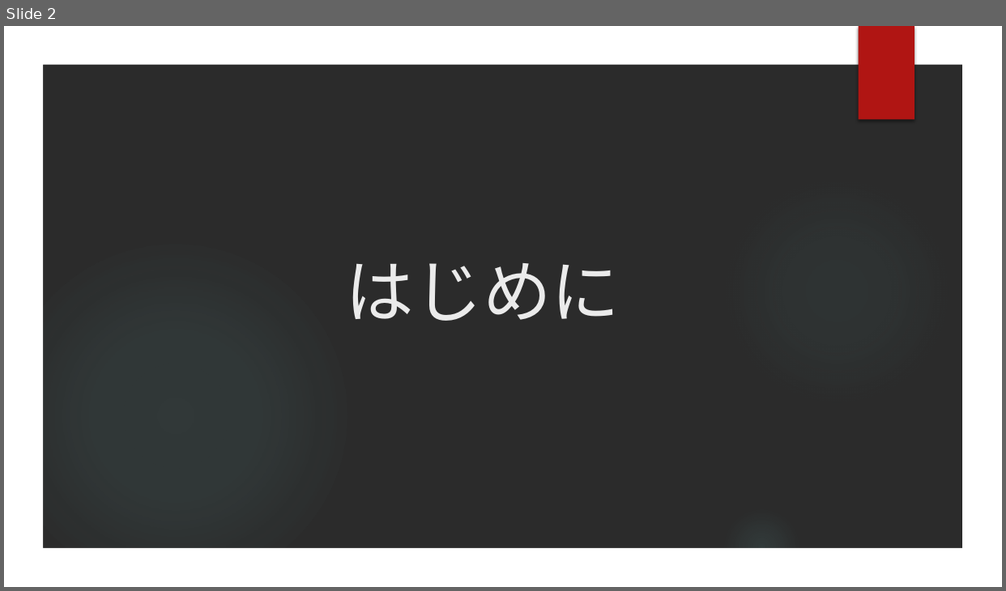
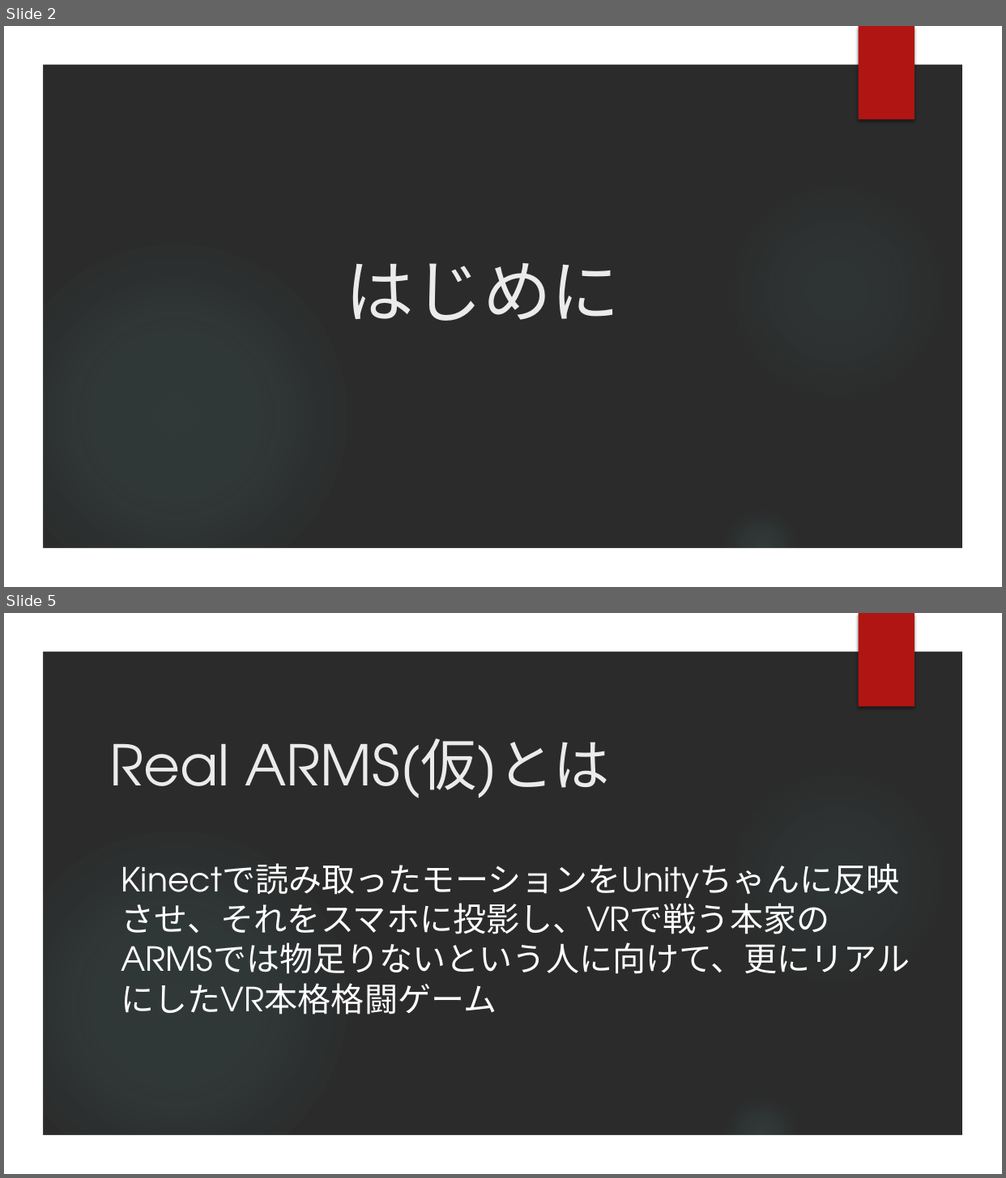
Before and after one commit to goowaSystemTeam/Internship_INCT_2017, a slide deck: Internship_INCT_2017.pptx. Shown one above the other, each under a label of ours: slide 2 before the commit, slides 2 and 5 after it; the slides between them are not shown. The pictures are 1006x591 and 1006x1178 pixels, drawn with LibreOffice and Linux fonts; fonts in the diff are those of the drawing; background and template pictures are left out; a plain dark background stands for a picture behind light text. Boxes give left, top, right and bottom in pixels: in the first picture for what was removed or moved away, otherwise in the second. Text is boxed around its words. In the diff, an @@ line names an element or a change of style, - is before the commit and + after.

```diff
--- a/Internship_INCT_2017.pptx
+++ b/Internship_INCT_2017.pptx
@@ slide 5 added at [4,613,1002,1174], background picture (left out); not listed: 5 template elements that a slide beside it also shows @@
@@ title added at [109,739,610,798], 54 pt, text #EBEBEB @@
+Real ARMS(仮)とは
@@ text added at [121,897,910,1015], 32 pt, text #FFFFFF @@
+Kinectで読み取ったモーションをUnityちゃんに反映させ、それをスマホに投影し、VRで戦う本家のARMSでは物足りないという人に向けて、更にリアルにしたVR本格格闘ゲーム
```
Also in this commit, not shown: 1 slide changed, 9 other slides added, 8 slides removed.
